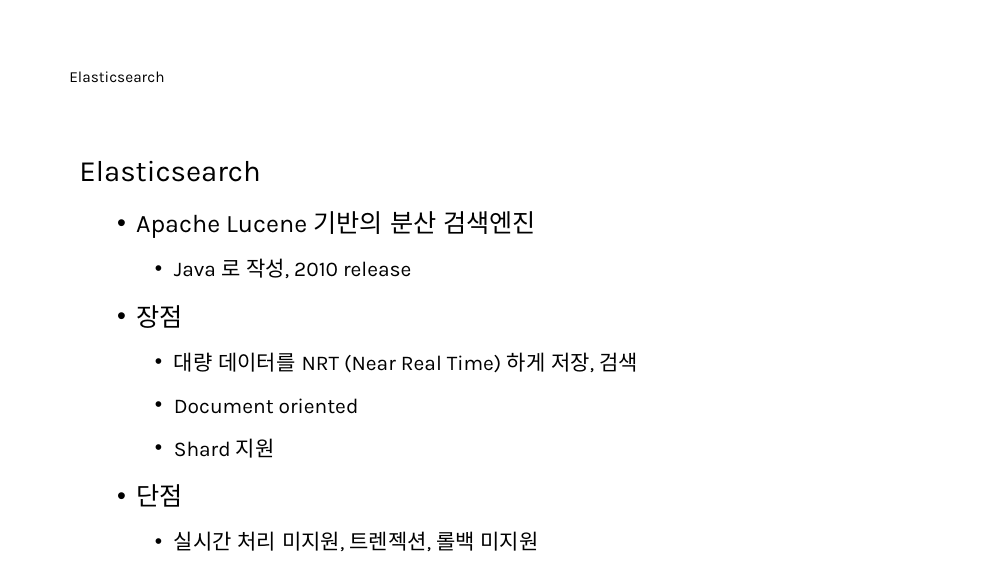
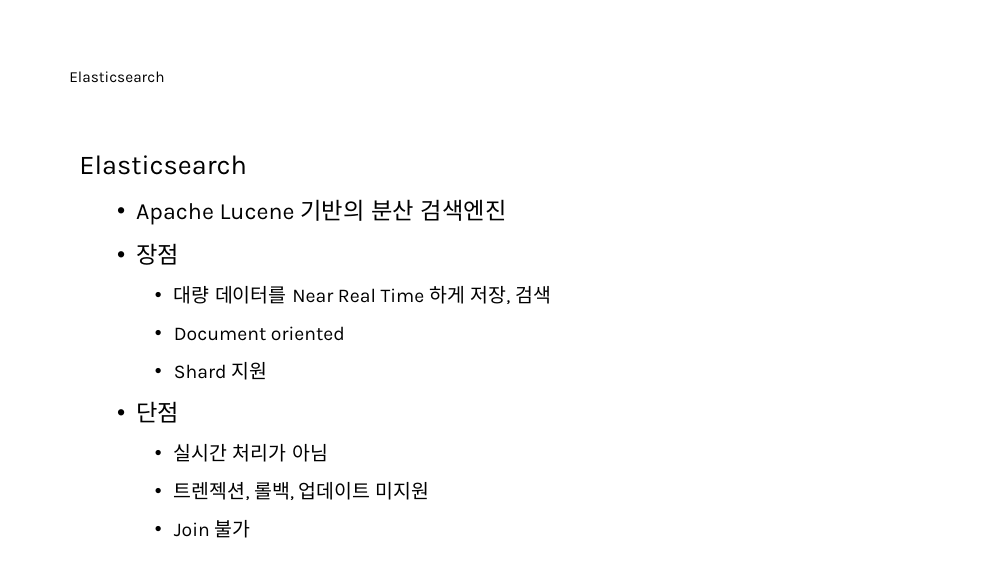
Before and after one commit to nayasis/fastcampus-hyper-webflux, a slide deck: slide 23 of 99.ppt/[Ch4-8. 결제 서비스 기능확장.pptx (slide 14 before the commit). Drawn at 1008x567 pixels with LibreOffice and Linux fonts; fonts in the diff are those of the drawing; background and template pictures are left out. Boxes give left, top, right and bottom in pixels: in the first picture for what was removed or moved away, otherwise in the second. Text is boxed around its words. In the diff, an @@ line names an element or a change of style, - is before the commit and + after.

```diff
--- a/99.ppt/[Ch4-8. 결제 서비스 기능확장.pptx
+++ b/99.ppt/[Ch4-8. 결제 서비스 기능확장.pptx
@@ text at box(79, 155, 507, 423): size 21 to 19.4 pt in "Elasticsearch"; size 18 to 16.6 pt in "Apache Lucene 기반의 분산 검색엔진", "장점", "단점"; size 15 to 13.9 pt in "Document oriented", "Shard 지원"; line spacing 1.5 to 1.4 @@
@@ text at box(174, 258, 411, 278): paragraph removed @@
-    • Java 로 작성, 2010 release
@@ text at box(174, 286, 551, 304): text changed; size 15 to 13.9 pt @@
-    • 대량 데이터를 NRT (Near Real Time) 하게 저장, 검색
+    • 대량 데이터를 Near Real Time 하게 저장, 검색
@@ text at box(174, 444, 430, 538): text changed; size 15 to 13.9 pt @@
-    • 실시간 처리 미지원, 트렌젝션, 롤백 미지원
+    • 실시간 처리가 아님
+    • 트렌젝션, 롤백, 업데이트 미지원
+    • Join 불가
```
Also in this commit, not shown: 12 other slides changed, 4 slides added.
